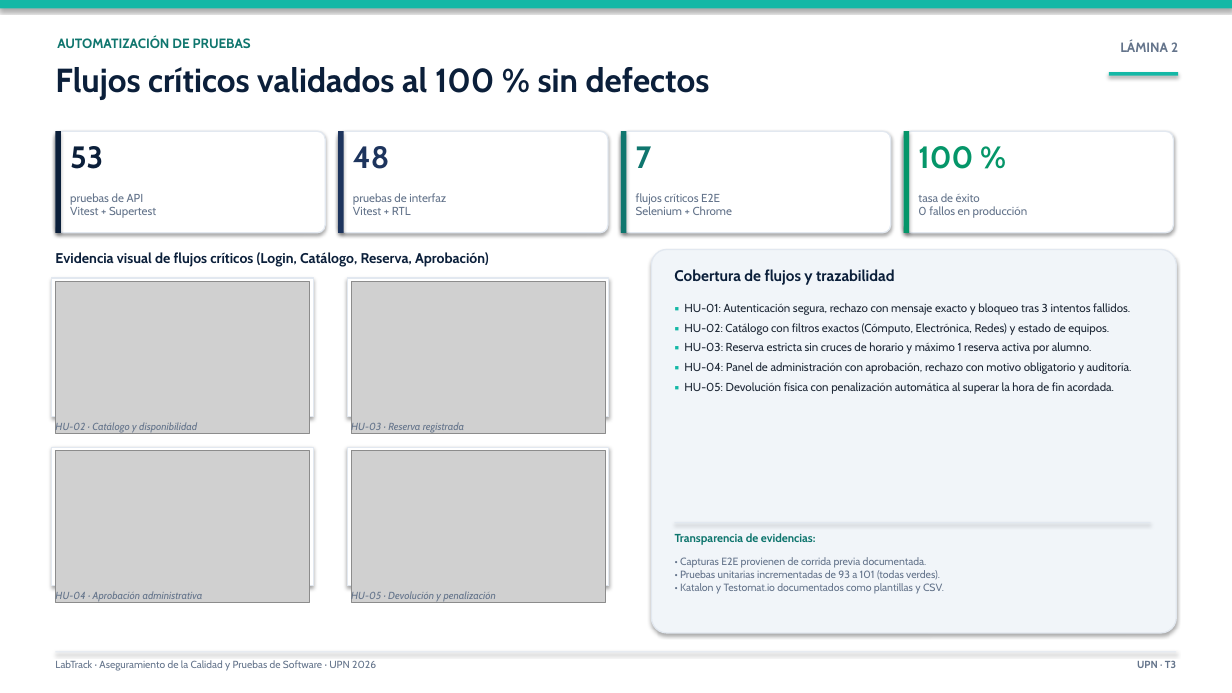
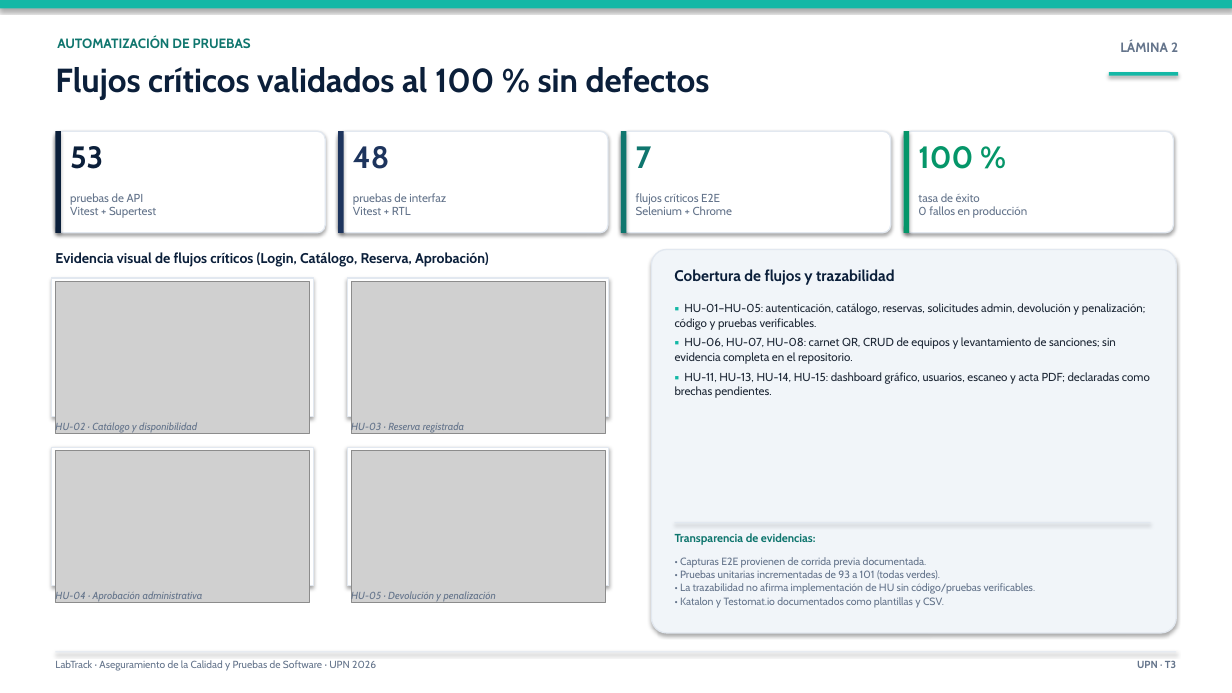
Before and after one commit to N00385644/LabTrack, a slide deck: slide 3 of docs/presentacion-labtrack.pptx. Drawn at 1232x693 pixels with LibreOffice and Linux fonts; fonts in the diff are those of the drawing; grey boxes stand for pictures. Boxes give left, top, right and bottom in pixels: in the first picture for what was removed or moved away, otherwise in the second. Text is boxed around its words. In the diff, an @@ line names an element or a change of style, - is before the commit and + after.

Commit message:
team(historias-usuario): Incorporar historias de usuario a informe, presentacion y backlog

```diff
--- a/docs/presentacion-labtrack.pptx
+++ b/docs/presentacion-labtrack.pptx
@@ text at (675, 303, 1150, 398): text changed @@
-▪ HU-01: Autenticación segura, rechazo con mensaje exacto y bloqueo tras 3 intentos fallidos.
-▪ HU-02: Catálogo con filtros exactos (Cómputo, Electrónica, Redes) y estado de equipos.
-▪ HU-03: Reserva estricta sin cruces de horario y máximo 1 reserva activa por alumno.
-▪ HU-04: Panel de administración con aprobación, rechazo con motivo obligatorio y auditoría.
-▪ HU-05: Devolución física con penalización automática al superar la hora de fin acordada.
+▪ HU-01–HU-05: autenticación, catálogo, reservas, solicitudes admin, devolución y penalización; código y pruebas verificables.
+▪ HU-06, HU-07, HU-08: carnet QR, CRUD de equipos y levantamiento de sanciones; sin evidencia completa en el repositorio.
+▪ HU-11, HU-13, HU-14, HU-15: dashboard gráfico, usuarios, escaneo y acta PDF; declaradas como brechas pendientes.
@@ text at (680, 583, 1036, 594): paragraph added @@
+• La trazabilidad no afirma implementación de HU sin código/pruebas verificables.
```
Also in this commit, not shown: 1 other slide changed, 8 other files.
